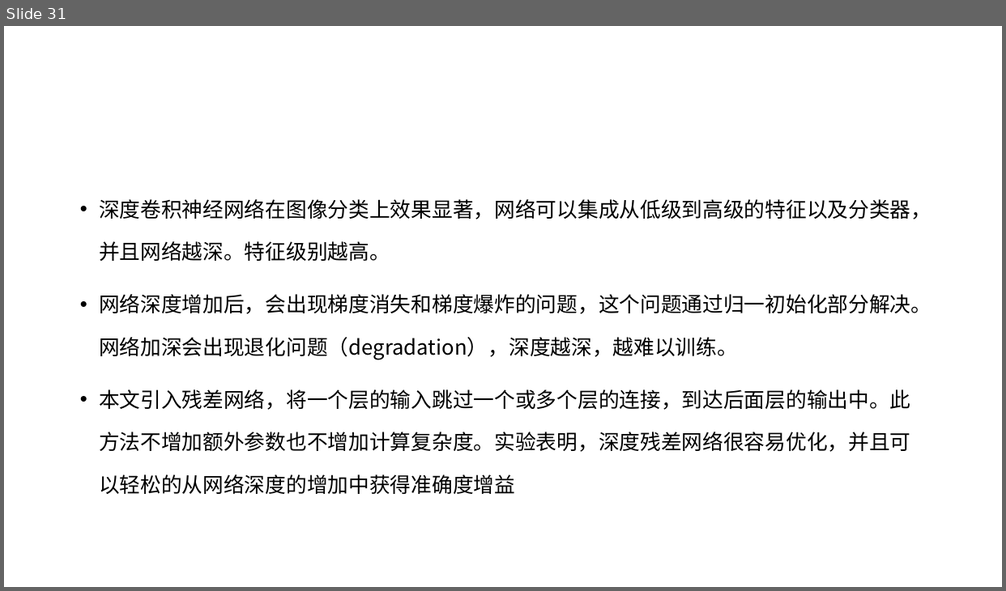
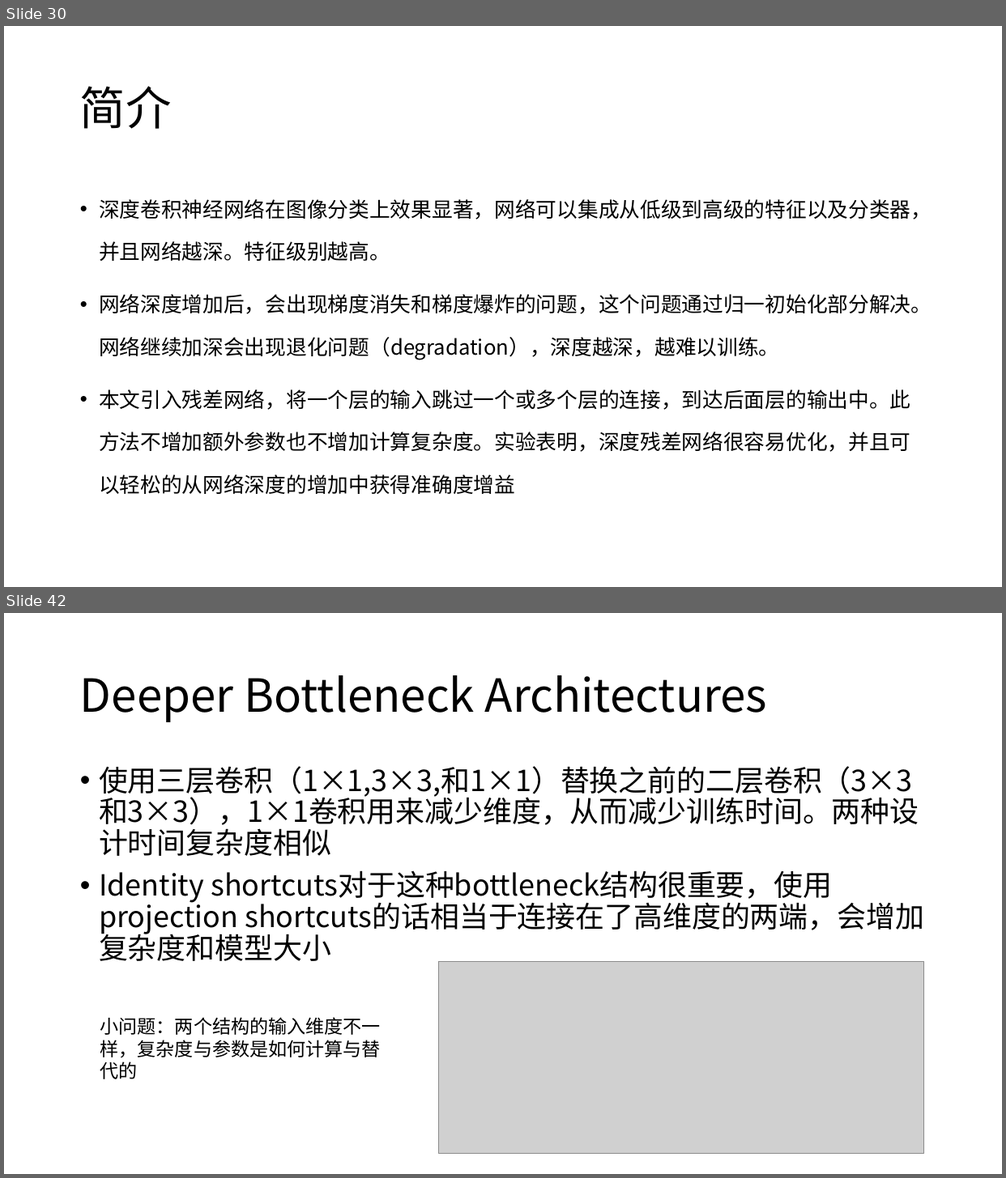
Before and after one commit to XianzhengWU/deeplearning_papernotes, a slide deck: 四篇论文笔记汇总.pptx. Shown one above the other, each under a label of ours: slide 31 before the commit, slides 30 and 42 after it; the slides between them are not shown. The pictures are 1006x591 and 1006x1178 pixels, drawn with LibreOffice and Linux fonts; fonts in the diff are those of the drawing; grey boxes stand for pictures. Boxes give left, top, right and bottom in pixels: in the first picture for what was removed or moved away, otherwise in the second. Text is boxed around its words. In the diff, an @@ line names an element or a change of style, - is before the commit and + after.

```diff
--- a/四篇论文笔记汇总.pptx
+++ b/四篇论文笔记汇总.pptx
@@ slide 42 added at bbox=[4, 613, 1002, 1174], background #FFFFFF @@
@@ title added at bbox=[80, 675, 768, 722], 44 pt, text #000000 @@
+Deeper Bottleneck Architectures
@@ text added at bbox=[99, 766, 924, 961], 28 pt, text #000000 @@
+• 使用三层卷积（1×1,3×3,和1×1）替换之前的二层卷积（3×3和3×3），1×1卷积用来减少维度，从而减少训练时间。两种设计时间复杂度相似
+• Identity shortcuts对于这种bottleneck结构很重要，使用projection shortcuts的话相当于连接在了高维度的两端，会增加复杂度和模型大小
@@ picture added at bbox=[438, 961, 923, 1153] @@
@@ text added at bbox=[100, 1017, 381, 1080], 18 pt, text #000000 @@
+小问题：两个结构的输入维度不一样，复杂度与参数是如何计算与替代的
@@ what was slide 31 is now slide 30 @@
@@ slide 30 changed as well @@
@@ title added at bbox=[80, 86, 172, 129], 44 pt, text #000000 @@
+简介
@@ text at bbox=[99, 294, 931, 360]: text changed @@
-• 网络深度增加后，会出现梯度消失和梯度爆炸的问题，这个问题通过归一初始化部分解决。网络加深会出现退化问题（degradation），深度越深，越难以训练。
+• 网络深度增加后，会出现梯度消失和梯度爆炸的问题，这个问题通过归一初始化部分解决。网络继续加深会出现退化问题（degradation），深度越深，越难以训练。
```
Also in this commit, not shown: 1 other slide changed, 13 other slides added, 6 slides removed, 1 other file.
